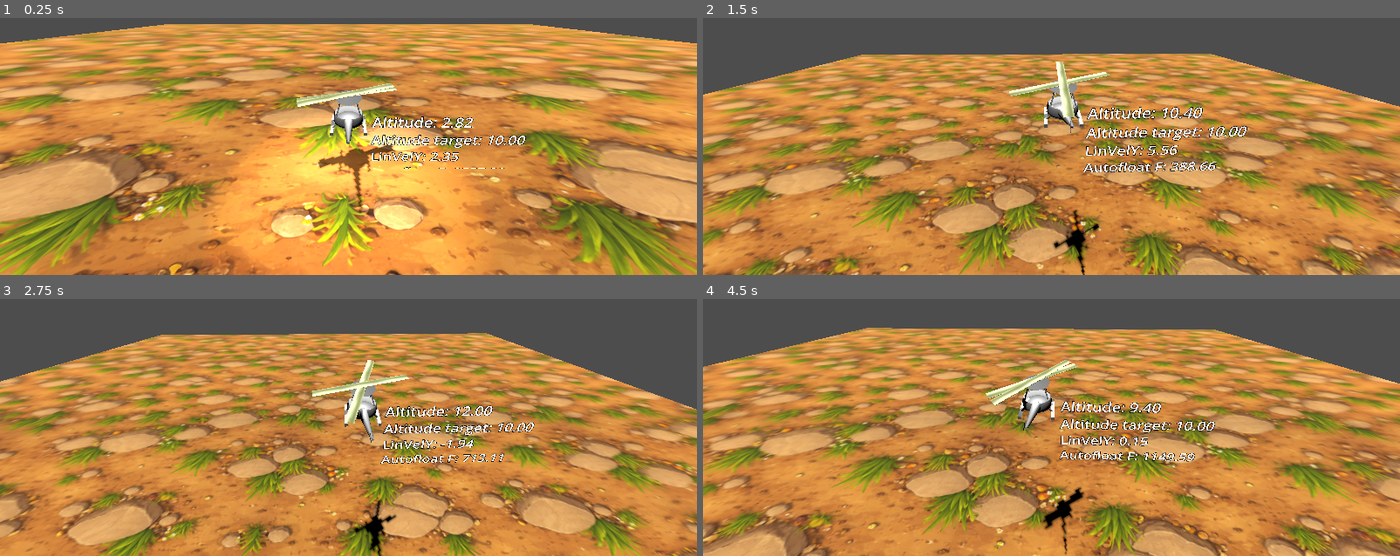
Above: before the commit, frames 1-4 (two rows, left to right).
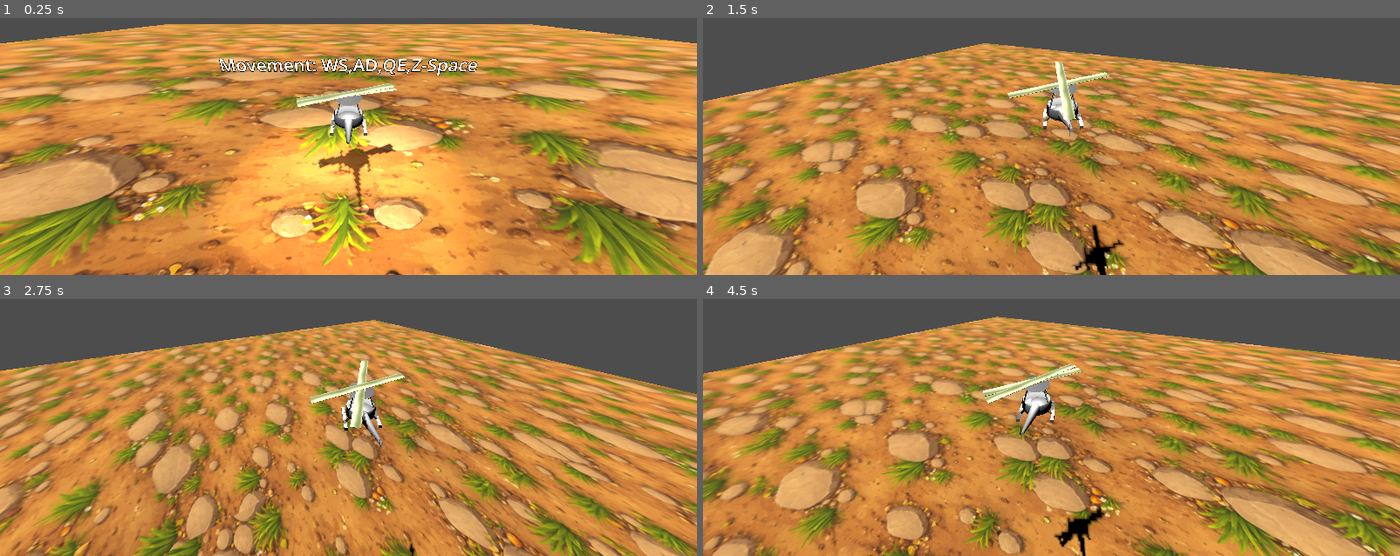
Above: after the commit, the same moments.

Repository: moziz/giants-gala-journey-2026
Game: Godot game, scene res://tomi/kolihepteri_sceene.tscn
The game is run twice, just before and just after one commit, with the same random seed, the same clock (stepped at 60 frames per second) and the same inputs.
Inputs:
- Up to frame 1 (0.25 s): no input
- Up to frame 2 (1.5 s): tap Enter at 0.5 s; hold D (p1_thrust_right) 0.53-1.28 s; hold Q (p1_rotate_ccw, bound only after the commit) 0.53-1.28 s; tap E (p1_rotate_cw, bound only after the commit) at 0.8, 1.35 s; hold S (p1_thurst_backward) from 1.28 s (still down)
- Up to frame 3 (2.75 s): tap F (p1_show_info_toggle, bound only after the commit) at 1.55, 2.1 s; release S (p1_thurst_backward) at 2.03 s; hold D (p1_thrust_right) from 2.03 s (still down); hold Q (p1_rotate_ccw, bound only after the commit) from 2.03 s (still down)
- Up to frame 4 (4.5 s): release D (p1_thrust_right) at 2.78 s; release Q (p1_rotate_ccw, bound only after the commit) at 2.78 s; hold W (p1_thrust_forward) 2.78-3.53 s; tap Q (p1_rotate_ccw, bound only after the commit) at 2.85 s; tap E (p1_rotate_cw, bound only after the commit) at 3.05 s; hold E (p1_rotate_cw, bound only after the commit) 3.53-4.28 s; hold A (p1_thurst_left) from 3.53 s (still down); tap F (p1_show_info_toggle, bound only after the commit) at 3.8, 4.35 s

The runs differ from the first frame. In frame 1, 2.1% of the frame differs, in the area x 31-76%, y 15-59%; in frame 2, 61%; in frame 3, 61%; in frame 4, 66%, in the area x 0-100%, y 6-100%.

Commit message:
add info text for movement and toggle debug text

Diff:
--- a/project.godot
+++ b/project.godot
@@ -47,6 +47,21 @@
 "events": [Object(InputEventKey,"resource_local_to_scene":false,"resource_name":"","device":-1,"window_id":0,"alt_press …(192 unchanged characters)…
 ]
 }
+p1_rotate_cw={
+"deadzone": 0.2,
+"events": [Object(InputEventKey,"resource_local_to_scene":false,"resource_name":"","device":-1,"window_id":0,"alt_pressed":false,"shift_pressed":false,"ctrl_pressed":false,"meta_pressed":false,"pressed":false,"keycode":0,"physical_keycode":69,"key_label":0,"unicode":101,"location":0,"echo":false,"script":null)
+]
+}
+p1_rotate_ccw={
+"deadzone": 0.2,
+"events": [Object(InputEventKey,"resource_local_to_scene":false,"resource_name":"","device":-1,"window_id":0,"alt_pressed":false,"shift_pressed":false,"ctrl_pressed":false,"meta_pressed":false,"pressed":false,"keycode":0,"physical_keycode":81,"key_label":0,"unicode":113,"location":0,"echo":false,"script":null)
+]
+}
+p1_show_info_toggle={
+"deadzone": 0.2,
+"events": [Object(InputEventKey,"resource_local_to_scene":false,"resource_name":"","device":-1,"window_id":0,"alt_pressed":false,"shift_pressed":false,"ctrl_pressed":false,"meta_pressed":false,"pressed":false,"keycode":0,"physical_keycode":70,"key_label":0,"unicode":102,"location":0,"echo":false,"script":null)
+]
+}
 
 [physics]
 
--- a/tomi/kolihepteri_sceene.tscn
+++ b/tomi/kolihepteri_sceene.tscn
@@ -1,6 +1,7 @@
 [gd_scene format=3 uid="uid://ikwv2wcvx36j"]
 
 [ext_resource type="Script" uid="uid://snp71kcv6jea" path="res://tomi/scripts/helikopterimme.gd" id="1_00q04"]
+[ext_resource type="Script" uid="uid://cybvrhqaohuqs" path="res://tomi/show_if_no_input.gd" id="2_qsh4o"]
 [ext_resource type="Script" uid="uid://coeqmh86egmuw" path="res://tomi/scripts/propelli_nopeutin.gd" id="2_vt3sy"]
 [ext_resource type="Texture2D" uid="uid://bfmyagw20auya" path="res://tomi/textures/metallic_gpt.png" id="3_qsh4o"]
 [ext_resource type="Script" uid="uid://bqoom3vn6tiwm" path="res://tomi/scripts/roottorin_rolleri.gd" id="4_yd8kj"]
@@ -92,6 +93,12 @@
 horizontal_alignment = 0
 vertical_alignment = 0
 
+[node name="controlText" type="Label3D" parent="Helikopterimme" unique_id=837499264]
+transform = Transform3D(1, 0, 0, 0, 1, 0, 0, 0, 1, 0, 1.5, 0)
+text = "Movement: WS,AD,QE,Z-Space"
+font_size = 100
+script = ExtResource("2_qsh4o")
+
 [node name="Runko" type="Node3D" parent="Helikopterimme" unique_id=922480821]
 
 [node name="pohja" type="MeshInstance3D" parent="Helikopterimme/Runko" unique_id=621467388]
--- a/tomi/scripts/helikopterimme.gd
+++ b/tomi/scripts/helikopterimme.gd
@@ -22,7 +22,10 @@
 var _prev_error: float = 0.0
 var _d_state: float = 0.0
 
+var show_info: bool = false
 
+
+@export var rotation_speed: float = 50.0
 
 var upward_power: float = 100_000.0
 var sideward_power: float = 100_000.0
@@ -108,19 +111,33 @@
 		var force_y := hover_force + u
 		auto_float_debug_value = force_y
 		#limit
-		force_y = clamp(force_y, -auto_float_power_max * 0.5, auto_float_power_max)
+		force_y = clamp(force_y, -auto_float_power_max, auto_float_power_max)
 
 
 		apply_force(Vector3.UP * force_y)
+
+	var rot_input:float = 0.0
+	if Input.is_action_pressed("p1_rotate_ccw"):
+		rot_input = 1
+	if Input.is_action_pressed("p1_rotate_cw"):
+		rot_input = -1
+
+	if rot_input != 0:
+		rotation_degrees = Vector3(0, rotation_degrees.y + delta * rotation_speed * rot_input, 0)
 
 	# clamp up speed and damp a bit
 	linear_velocity = Vector3(
 		clamp(linear_velocity.x * 0.95, -max_x_speed, max_x_speed),
 		clamp(linear_velocity.y, -max_y_speed, max_y_speed),
 		clamp(linear_velocity.z * 0.95, -max_z_speed, max_z_speed))
-	propellit.set_speeds(abs(linear_velocity.length()*0.5) + 3)
-	infotext.text = "Altitude: %.2f\nAltitude target: %.2f\nLinVelY: %.2f\nAutofloat F: %.2f" % [global_position.y, auto_float_target_altitude, linear_velocity.y, auto_float_debug_value]
+	propellit.set_speeds(abs(linear_velocity.length() * 0.5) + 3)
 
+	if Input.is_action_just_pressed("p1_show_info_toggle"):
+		show_info = not show_info
+	if show_info:
+		infotext.text = "Altitude: %.2f\nAltitude target: %.2f\nLinVelY: %.2f\nAutofloat F: %.2f " % [global_position.y, auto_float_target_altitude, linear_velocity.y, auto_float_debug_value]
+	else:
+		infotext.text = ""
 func _find_node_by_name(root: Node, name: StringName) -> Node3D:
 	if root.name == name and root is Node3D:
 		return root as Node3D
--- /dev/null
+++ b/tomi/show_if_no_input.gd
@@ -0,0 +1,44 @@
+extends Label3D
+
+
+var fade_in_start_time: float = 0
+var fade_out_start_time: float = 0
+
+var fade_out_duration: float = 0.5
+var fade_in_delay_time: float = 3
+var fade_in_duration: float = 1
+
+var fading_out = false
+var fading_in = false
+
+var start_a: float = 0
+
+func _process(delta):
+	if Input.is_anything_pressed():
+		if not fading_out:
+			fade_out_start_time = Time.get_ticks_msec()
+			fading_out = true
+			fading_in = false
+			start_a = modulate.a
+	else:
+		if not fading_in:
+			fade_in_start_time = Time.get_ticks_msec()
+			fading_in = true
+			fading_out = false
+			start_a = modulate.a
+
+	if fading_out:
+		var time_elapsed = Time.get_ticks_msec() - fade_out_start_time
+		var t = 1.0 - time_elapsed / (fade_out_duration * 1000)
+		t = clamp(t, 0.0, 1.0)
+		var a = lerp(0.0, start_a, t)
+		modulate = Color(1,1,1, a)
+		outline_modulate = Color(0,0,0, a)
+	if fading_in:
+		var time_elapsed = Time.get_ticks_msec() - fade_in_start_time
+		var time_2 = time_elapsed - fade_in_delay_time * 1000
+		var t = time_2 / (fade_in_duration * 1000)
+		t = clamp(t, 0.0, 1.0)
+		var a = lerp(start_a, 1.0, t)
+		modulate = Color(1,1,1, a)
+		outline_modulate = Color(0,0,0, a)
Not shown, added: tomi/show_if_no_input.gd.uid
